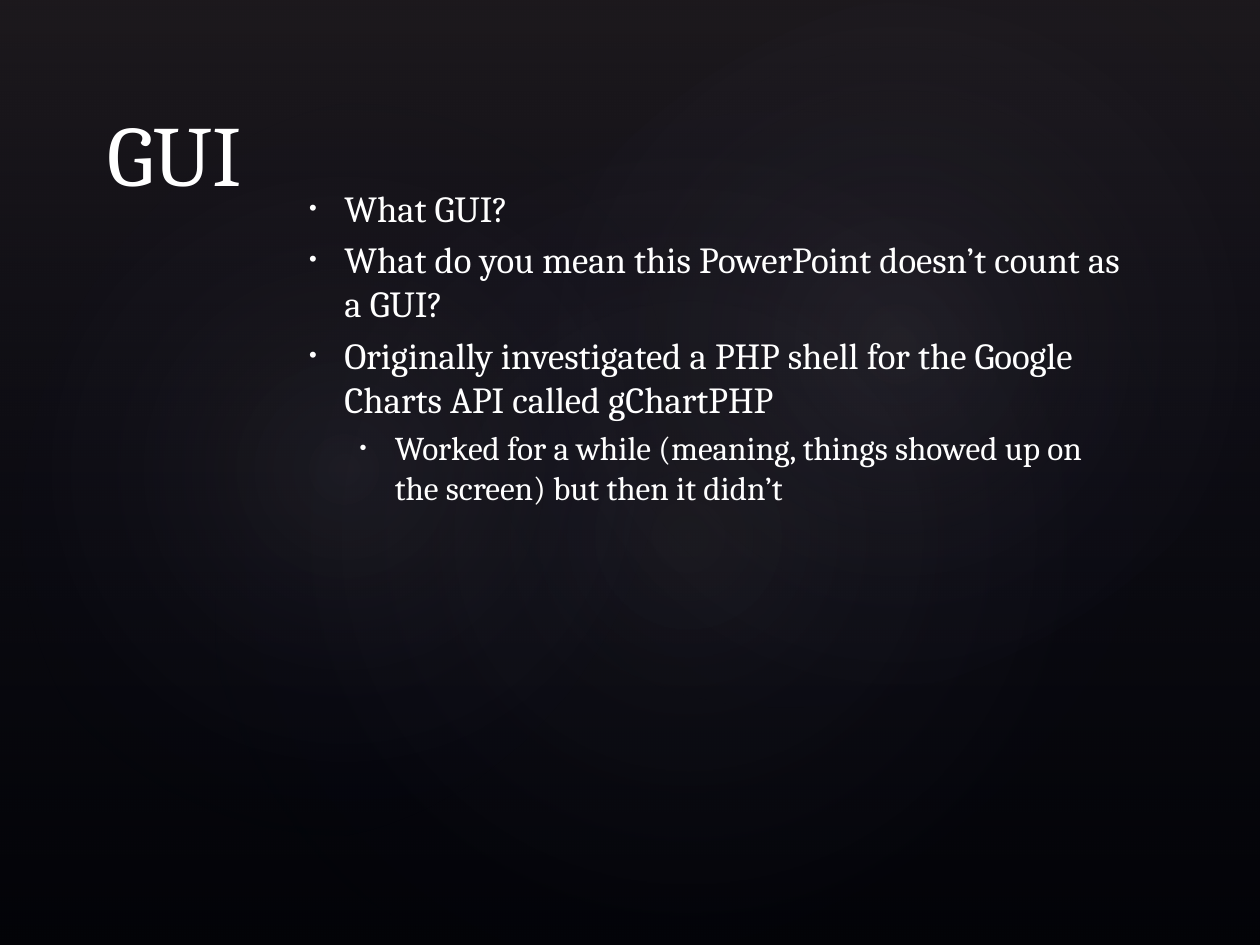
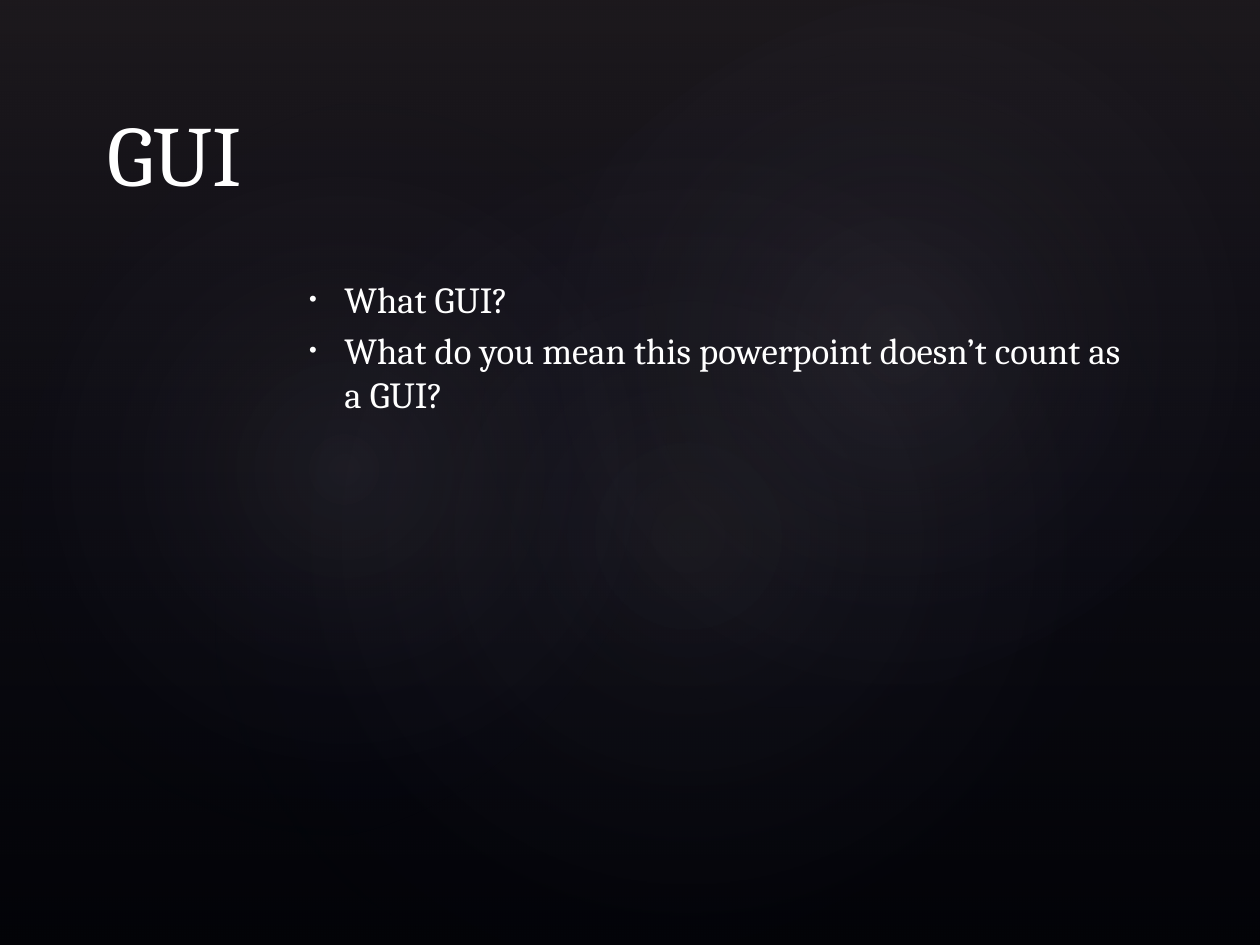
Before and after one commit to rebeccamurphy/Hackathon-2013, a slide deck: slide 4 of Hack-a-Thon Presentation.pptx. Drawn at 1260x945 pixels with LibreOffice and Linux fonts; fonts in the diff are those of the drawing; background and template pictures are left out. Boxes give left, top, right and bottom in pixels: in the first picture for what was removed or moved away, otherwise in the second. Text is boxed around its words. In the diff, an @@ line names an element or a change of style, - is before the commit and + after.

```diff
--- a/Hack-a-Thon Presentation.pptx
+++ b/Hack-a-Thon Presentation.pptx
@@ text at (344, 338, 1121, 409): text changed @@
-• What do you mean this PowerPoint doesn’t count as a GUI?
-• Originally investigated a PHP shell for the Google Charts API called gChartPHP
-  • Worked for a while (meaning, things showed up on the screen) but then it didn’t
+• What do you mean this powerpoint doesn’t count as a GUI?
```
Also in this commit, not shown: 1 other slide changed.
